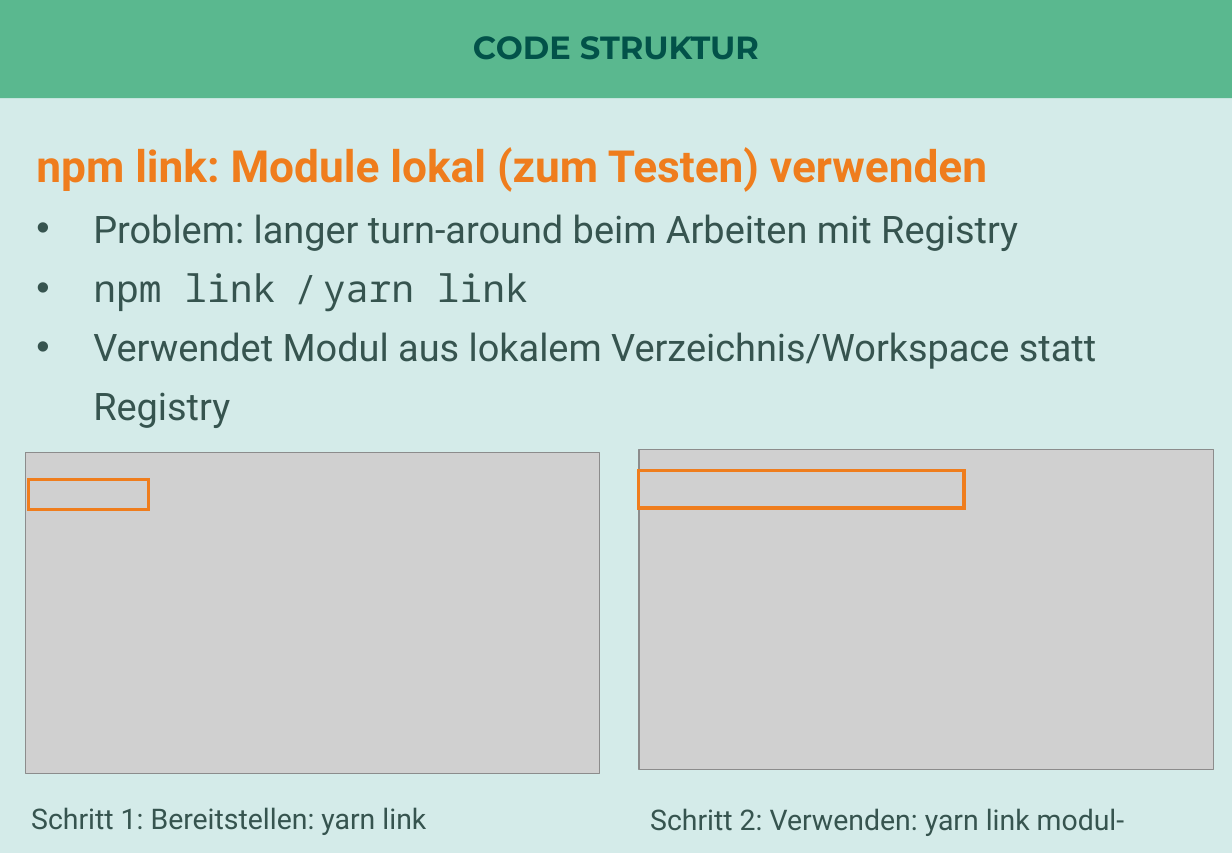
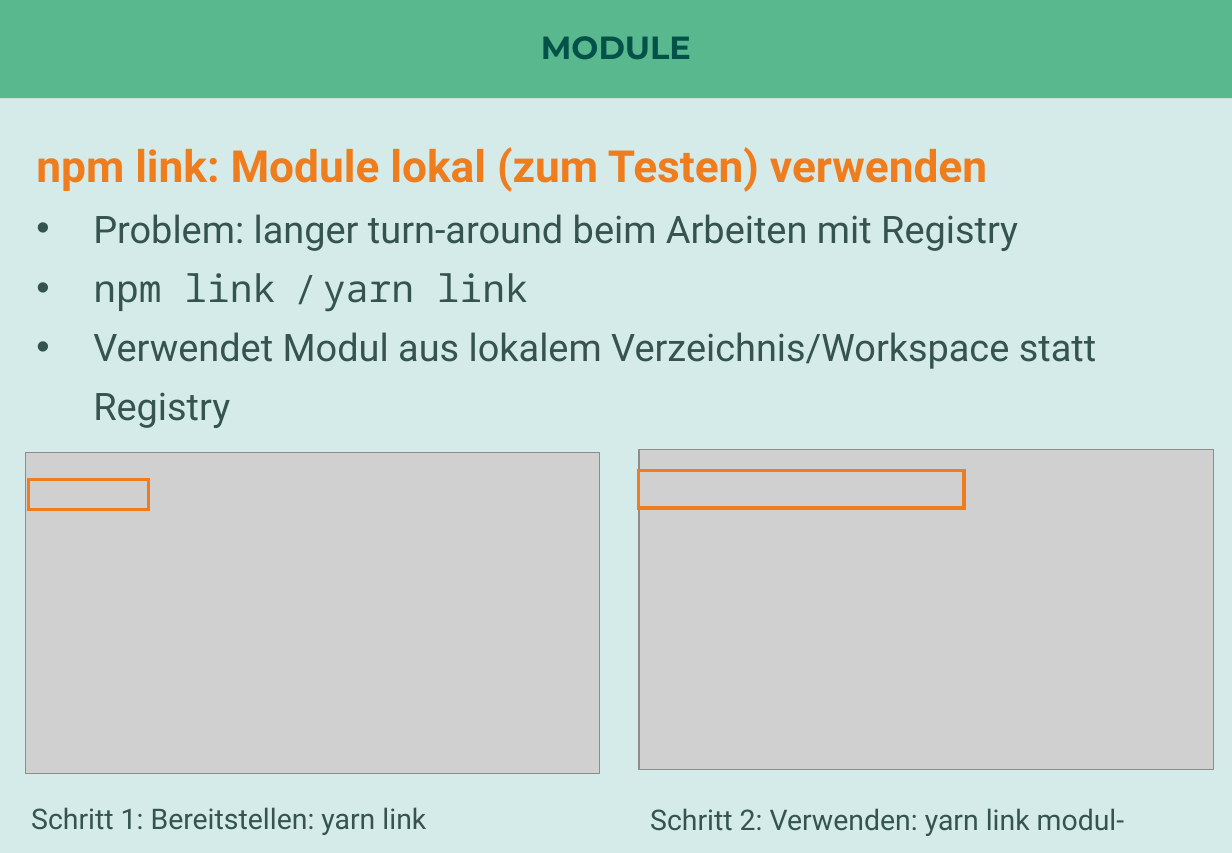
Before and after one commit to nilshartmann/react-talk, a slide deck: slide 27 of react-in-enterprise-anwendungen.pptx (slide 23 before the commit). Drawn at 1232x853 pixels with LibreOffice and Linux fonts; fonts in the diff are those of the drawing; grey boxes stand for pictures. Boxes give left, top, right and bottom in pixels: in the first picture for what was removed or moved away, otherwise in the second. Text is boxed around its words. In the diff, an @@ line names an element or a change of style, - is before the commit and + after.

```diff
--- a/react-in-enterprise-anwendungen.pptx
+++ b/react-in-enterprise-anwendungen.pptx
@@ title at (541, 36, 691, 59): text changed @@
-CODE STRUKTUR
+MODULE
```
Also in this commit, not shown: 2 other slides changed, 4 slides added, 1 slide removed, 1 other file.
